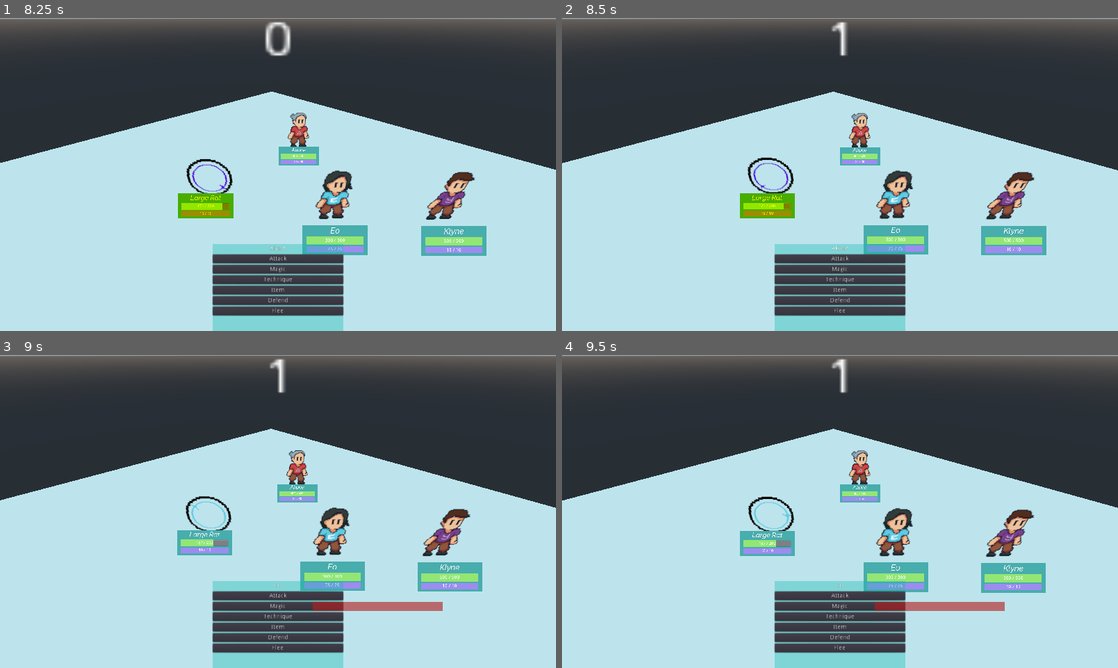
Above: before the commit, frames 1-4 (two rows, left to right).
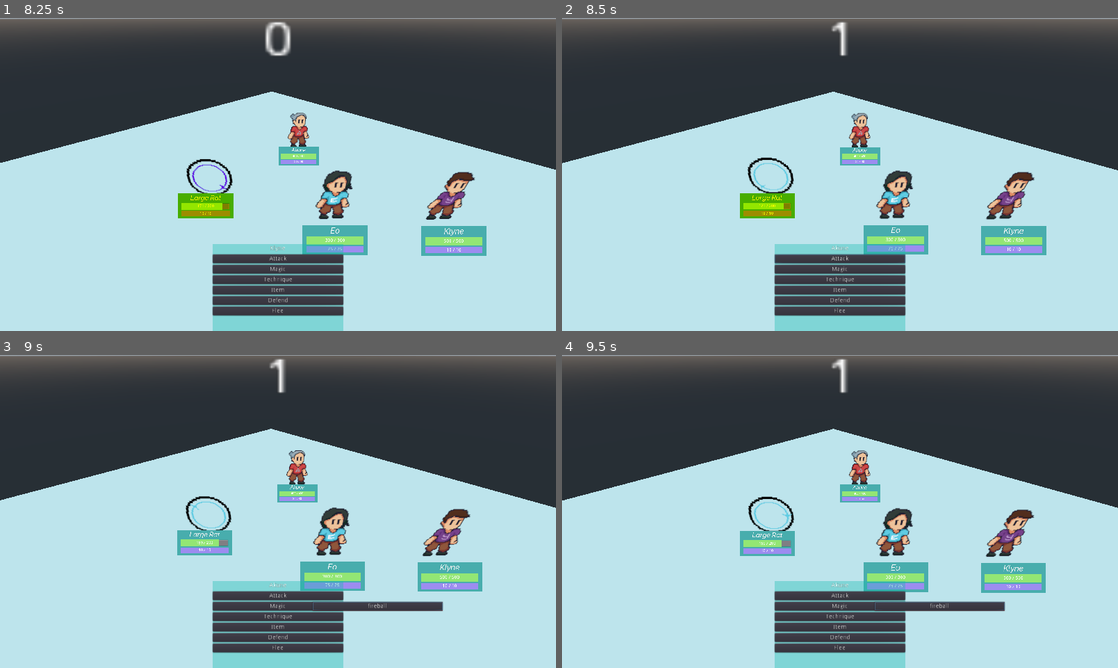
Above: after the commit, the same moments.

Repository: avsecam/aob
Game: Godot game, scene res://Scenes/Main.tscn
Two runs of this game, one before a commit and one after it. Both use one fixed random seed, a clock stepped at 60 frames per second and the inputs below.
Inputs:
- Up to frame 1 (8.25 s): tap Enter (ui_accept) at 0.5, 0.6, 0.77, 1.07, 1.52, 1.55, 1.82, 2.1, 3.02, 3.05, 3.32, 3.6, 3.77, 4.07, 4.52, 4.55, 4.82, 5.1, 6.02, 6.05, 6.32, 7.35, 7.52, 7.82 s; hold Up (ui_up) 0.53-2.03 s; tap Shift (sprint) at 1.35, 2.85, 4.35, 5.85, 8.1 s; hold Left (ui_left) 2.03-3.53 s; hold Down (ui_down) 3.53-4.28 s; hold Right (ui_right) 4.28-5.03 s; hold Up (ui_up) 5.03-5.78 s; hold Right (ui_right) 5.78-6.5 s; click "Attack" at 6.5 s; hold Right (ui_right) from 7.28 s (still down)
- Up to frame 2 (8.5 s): keep holding Right (ui_right); tap Enter (ui_accept) at 8.27, 8.3 s
- Up to frame 3 (9 s): tap Enter (ui_accept) at 8.57, 8.85 s; release Right (ui_right) at 8.78 s; hold Down (ui_down) from 8.78 s (still down)
- Up to frame 4 (9.5 s): keep holding Down (ui_down)

Frame 1 is identical in both runs. In frame 2, 0.2% of the frame differs, in the area x 34-62%, y 46-79%; in frame 3, 0.8%, in the area x 35-80%, y 58-82%; in frame 4, 0.8%.

Commit message:
Fix issue where only the first character's stats are used for attacking

Diff:
--- a/Scenes/AutoLoad/GameData.gd
+++ b/Scenes/AutoLoad/GameData.gd
@@ -1,5 +1,9 @@
 extends Node
 
+enum TargetType {SINGLE, GROUP, ALL}
+enum DamageType {PHYSICAL,
+	FIRE, WATER, GRASS, ELECTRIC, WIND, LIGHT, DARK, TEMPORA
+}
 
 onready var main: Node = get_node("/root/Main")
 onready var player: KinematicBody = main.get_node("Overworld/Player")
--- a/Scenes/Battle/Battle.gd
+++ b/Scenes/Battle/Battle.gd
@@ -1,7 +1,5 @@
 extends Spatial
 
-
-enum ActionType {ATTACK, MAGIC, TECHNIQUE, ITEM}
 
 onready var heroPositions: Array = $Heroes.get_children()
 onready var enemyPositions: Array = $Enemies.get_children()
@@ -13,8 +11,7 @@
 var turnOrder: Array = []
 var currentCharacter: Position3D
 
-var action: int
-
+var actionInfo: Dictionary
 var inTargetSelect: bool = false
 var targets: Array = [] # Array of positions
 
@@ -25,11 +22,15 @@
 	_add_participants()
 	_set_turn_order()
 	_set_combat_options()
-	_set_signals()
-
-
-func _enter_target_select(actionType: int):
-	action = actionType
+	_set_character_signals()
+
+	combatOptions.connect("subContainerReadied", self, "_set_suboptions_signals")
+	_set_options_signals()
+	_set_suboptions_signals()
+
+
+func _enter_target_select(info: Dictionary):
+	actionInfo = info
 	combatOptions.attackButton.release_focus()
 	targets.append(enemyPositions[0])
 	_refresh_target_selection()
@@ -50,6 +51,10 @@
 		enemy.get_child(0).isSelected = false
 	for target in targets:
 		target.get_child(0).isSelected = true
+
+
+func _confirm_action(target: Spatial):
+	target.get_child(0).affect(actionInfo)
 
 
 func _add_participants():
@@ -101,11 +106,13 @@
 
 # Next character in current turn queue
 func _next_turn():
+	_unset_options_signals()
 	turnOrder.remove(0)
 	if turnOrder == []:
 		_set_turn_order()
 		return
 	currentCharacter = turnOrder[0]
+	_set_options_signals()
 	_set_combat_options()
 
 
@@ -122,20 +129,45 @@
 		combatOptions.visible = false
 
 
-func _set_signals():
-	combatOptions.attackButton.connect("pressed", self, "_enter_target_select", [ActionType.ATTACK])
-	combatOptions.magicButton
-	combatOptions.techniqueButton
+func _set_character_signals():
+	for character in heroPositions + enemyPositions:
+		character.get_child(0).connect("damaged", self, "_next_turn")
+
+	# basically, if downed, remove from the battle
+	# change this behavior in the future
+	for hero in heroPositions:
+		hero.get_child(0).connect("downed", self, "_refresh_heroPositions")
+	for enemy in enemyPositions:
+		enemy.get_child(0).connect("downed", self, "_refresh_enemyPositions")
+
+
+# set/unset signals for ATTACK, DEFEND, FLEE
+func _set_options_signals():
+	combatOptions.attackButton.connect("pressed", currentCharacter.get_child(0), "attack")
 	combatOptions.defendButton
 	combatOptions.fleeButton.connect("pressed", self, "_exit_battle")
 
-	for character in heroPositions + enemyPositions:
-		character.get_child(0).connect("damaged", self, "_next_turn")
-
-	for hero in heroPositions:
-		hero.get_child(0).connect("downed", self, "_refresh_heroPositions")
-	for enemy in enemyPositions:
-		enemy.get_child(0).connect("downed", self, "_refresh_enemyPositions")
+	currentCharacter.get_child(0).connect("attack", self, "_enter_target_select")
+func _unset_options_signals():
+	combatOptions.attackButton.disconnect("pressed", currentCharacter.get_child(0), "attack")
+	combatOptions.defendButton
+	combatOptions.fleeButton.disconnect("pressed", self, "_exit_battle")
+
+	currentCharacter.get_child(0).disconnect("attack", self, "_enter_target_select")
+
+
+# set signals for MAGICS and TECHNIQUES
+func _set_suboptions_signals():
+	var character = currentCharacter.get_child(0)
+	if combatOptions.currentSubContainer == combatOptions.magicButton:
+		for button in combatOptions.subContainerButtons:
+			button.connect("pressed", character, "magic", [button.text.to_lower()])
+	elif combatOptions.currentSubContainer == combatOptions.techniqueButton:
+		for button in combatOptions.subContainerButtons:
+			button.connect("pressed", character, "technique", [button.text.to_lower()])
+	elif combatOptions.currentSubContainer == combatOptions.itemButton:
+		for button in combatOptions.subContainerButtons:
+			button.connect("pressed", character, "item", [button.text.to_lower()])
 
 
 func _refresh_heroPositions():
@@ -170,7 +202,7 @@
 		# Confirming target
 		elif Input.is_action_just_pressed("ui_accept"):
 			for target in targets:
-				currentCharacter.get_child(0).attack(target.get_child(0))
+				_confirm_action(target)
 			_exit_target_select()
 
 		# Cancel
--- a/Scenes/Battle/CombatCharacter.gd
+++ b/Scenes/Battle/CombatCharacter.gd
@@ -49,37 +49,46 @@
 	resourceBar.get_node("Label").text = "%d / %d" % [characterStats.currentResource, characterStats.maxResource]
 
 
-func attack(target: Spatial):
+func attack():
+	print("%s is attacking..." % characterStats.characterName)
 	var damageInfo: Dictionary = {
-		"damage": characterStats.attackPhys,
-		"type": "Physical"
+		"source": character,
+		"targetType": GameData.TargetType.SINGLE,
+		"damageType": GameData.DamageType.PHYSICAL,
+		"damage": characterStats.attackPhys
 	}
-	connect("attack", target, "_on_damaged_physical")
 	emit_signal("attack", damageInfo)
-	disconnect("attack", target, "_on_damaged_physical")
 
 
-func magic(target: Spatial):
+func magic(spell: String):
+	var damageInfoRaw: Dictionary = Magic.magics[spell.to_lower()]
+	var damageInfo: Dictionary = {
+		"source": character,
+		"targetType": damageInfoRaw["targetType"],
+		"damageType": damageInfoRaw["damageType"],
+		"damage": characterStats.attackPhys *  damageInfoRaw["damageMultiplier"]
+	}
+
+
+func technique():
+	pass
+func item():
 	pass
 
 
-func _on_damaged_physical(damageInfo: Dictionary):
-	var finalDamage: int = damageInfo["damage"] - (characterStats.defensePhys * 0.5)
+func affect(damageInfo: Dictionary):
+	# check if physical or elemental damage
+	var finalDamage: int
+	if damageInfo["damageType"] == GameData.DamageType.PHYSICAL:
+		finalDamage = damageInfo["damage"] - (characterStats.defensePhys * 0.5)
+	else:
+		finalDamage = damageInfo["damage"] - (characterStats.defenseElem * 0.5)
+
 	emit_signal("damaged")
 	if characterStats.currentHealth - finalDamage <= 0:
 		get_parent().visible = false
 		queue_free()
 		emit_signal("downed")
 	characterStats.currentHealth -= finalDamage
+	print("%s dealt %s damage to %s!" % [damageInfo["source"].name, finalDamage, characterStats.characterName])
 	_update_health_bar()
-
-
-func _on_damaged_elemental(damageInfo: Dictionary):
-	var finalDamage: int = damageInfo["damage"] - (characterStats.defensePhys * 0.5)
-	emit_signal("damaged")
-	if characterStats.currentHealth - finalDamage <= 0:
-		get_parent().visible = false
-		queue_free()
-		emit_signal("downed")
-	characterStats.currentHealth -= finalDamage
-	_update_health_bar()
--- a/Scenes/Battle/CombatOptions.gd
+++ b/Scenes/Battle/CombatOptions.gd
@@ -1,6 +1,8 @@
 extends Control
 class_name CombatOptions
 
+
+signal subContainerReadied()
 
 enum Buttons {ATTACK, MAGIC, TECHNIQUE, ITEM, DEFEND, FLEE}
 
@@ -47,6 +49,7 @@
 
 		# To make the bg scale with the number of buttons
 		subContainer.get_node("ColorRect").rect_size.y = array.size() * 24 - 4
+	emit_signal("subContainerReadied")
 	subContainer.visible = true
 
 
--- a/Scenes/Magic/Magic.gd
+++ b/Scenes/Magic/Magic.gd
@@ -2,12 +2,13 @@
 class_name Magics
 
 
-enum Target {SINGLE, GROUP, ALL}
-enum DamageType {PHYSICAL, ELEMENTAL}
+var fireball: Dictionary = {
+	"targetType": GameData.TargetType.SINGLE,
+	"damageType": GameData.DamageType.FIRE,
+	"damageMultiplier": 1
+}
 
-
-static func fireball(stats: CharacterStats) -> Dictionary:
-	var target = Target.SINGLE
-	var type = DamageType.ELEMENTAL
-	var damage = stats.attackElem
-	return {target: target, type: type, damage: damage}
+var magics: Dictionary = {
+	# offensive
+	"fireball": fireball
+}
--- a/project.godot
+++ b/project.godot
@@ -53,6 +53,7 @@
 GameData="*res://Scenes/AutoLoad/GameData.gd"
 PlayerData="*res://Scenes/AutoLoad/PlayerData.gd"
 EncounterHandler="*res://Scenes/AutoLoad/EncounterHandler.gd"
+Magic="*res://Scenes/Magic/Magic.gd"
 
 [display]
 
